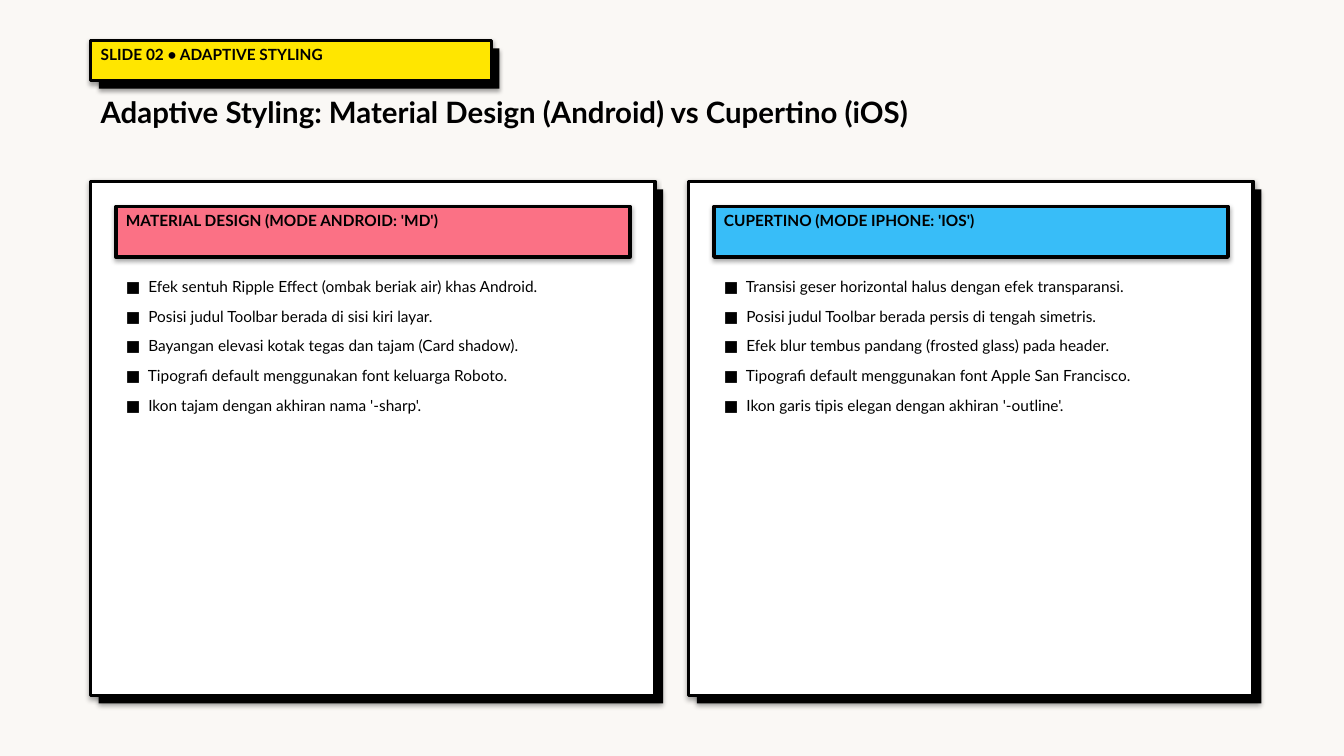
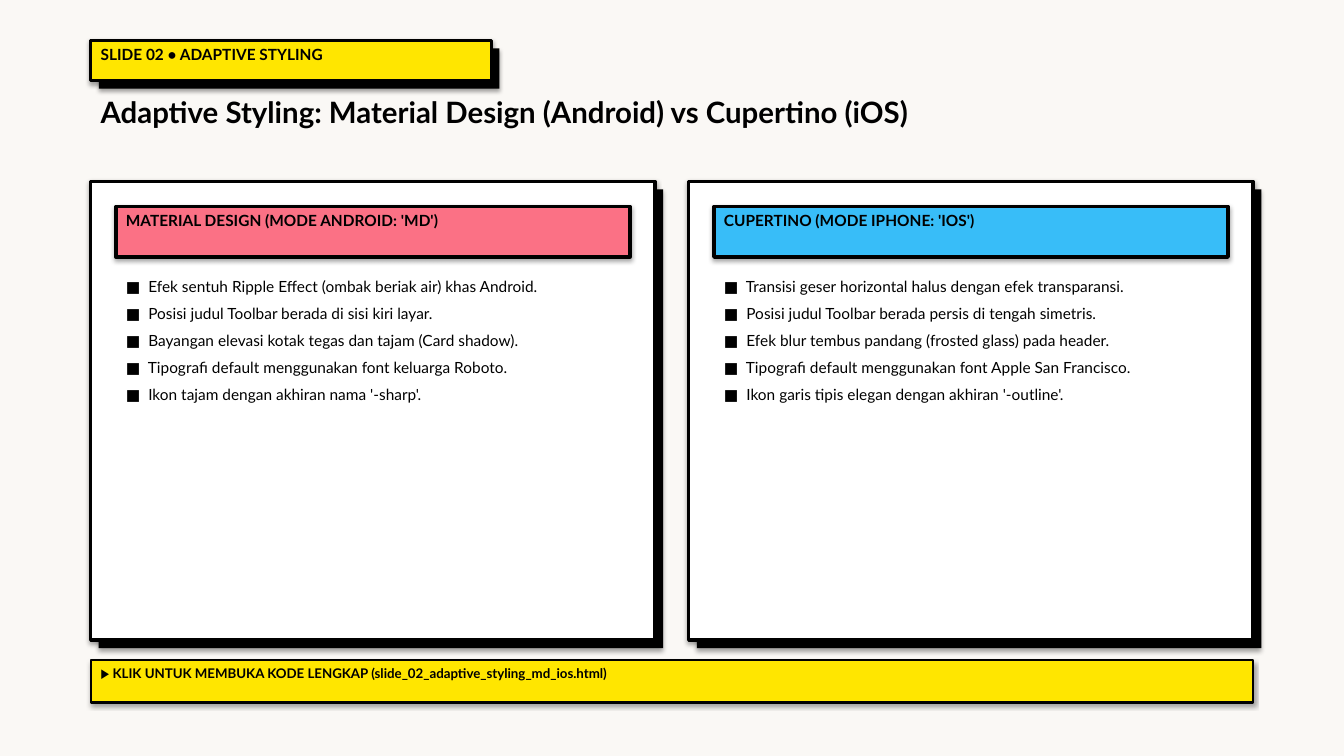
Before and after one commit to antonprafanto/tuweb_mobile2025, a slide deck: slide 2 of slide_presentasi/SESI_04_Dasar_Ionic_dan_Navigasi.pptx. Drawn at 1344x756 pixels with LibreOffice and Linux fonts; fonts in the diff are those of the drawing. Boxes give left, top, right and bottom in pixels: in the first picture for what was removed or moved away, otherwise in the second. Text is boxed around its words. In the diff, an @@ line names an element or a change of style, - is before the commit and + after.

```diff
--- a/slide_presentasi/SESI_04_Dasar_Ionic_dan_Navigasi.pptx
+++ b/slide_presentasi/SESI_04_Dasar_Ionic_dan_Navigasi.pptx
@@ rectangle: place and size @@
-rectangle at (91, 181, 655, 696)
+rectangle at (91, 181, 655, 640)
@@ rectangle: place and size @@
-rectangle at (99, 190, 663, 704)
+rectangle at (99, 190, 663, 648)
@@ rectangle: place and size @@
-rectangle at (689, 181, 1253, 696)
+rectangle at (689, 181, 1253, 640)
@@ rectangle: place and size @@
-rectangle at (697, 190, 1261, 704)
+rectangle at (697, 190, 1261, 648)
@@ text "■ Efek sentuh Ripple Effect ..." at (148, 280, 538, 403): less space between paragraphs @@
@@ text "■ Transisi geser horizontal halus ..." at (746, 280, 1130, 403): less space between paragraphs @@
@@ rectangle added at (91, 660, 1253, 703), fill #FFE600, outline #000000 1.5 pt @@
@@ text added at (113, 667, 607, 681), 9.5 pt, text #000000, bold @@
+▶ KLIK UNTUK MEMBUKA KODE LENGKAP (slide_02_adaptive_styling_md_ios.html)
```
Also in this commit, not shown: 4 other slides changed, 22 other files.
